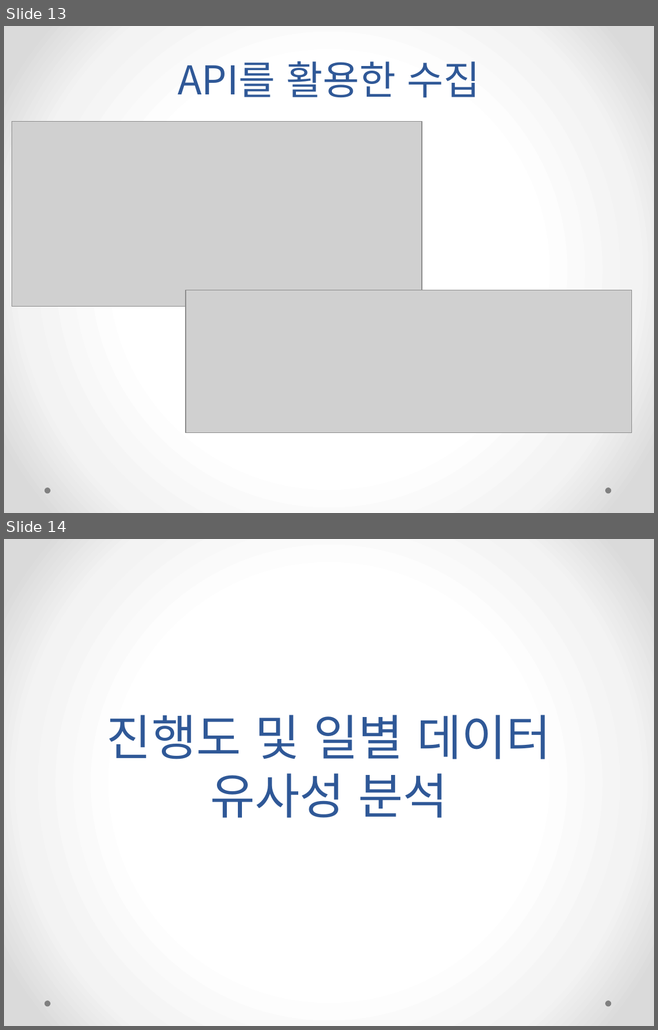
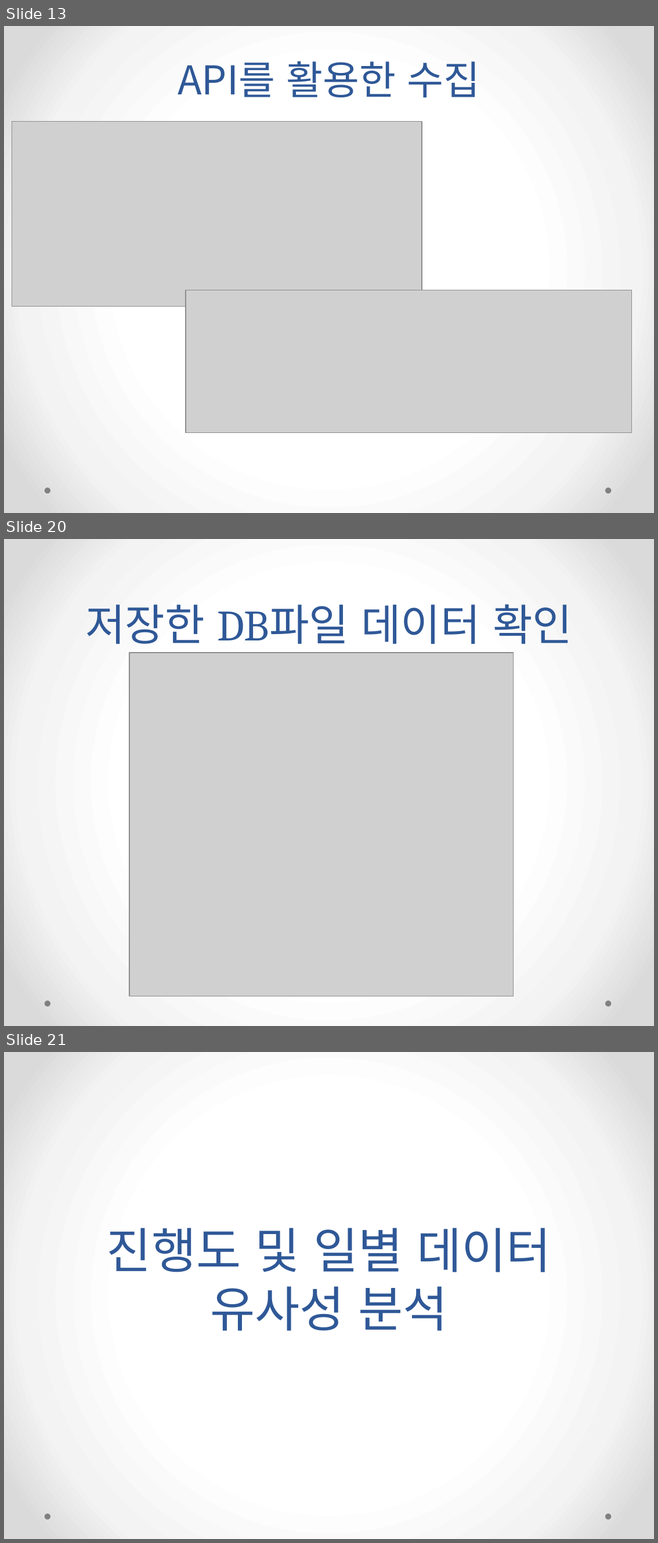
Before and after one commit to HyoDuck/Graduation_Project, a slide deck: pptx_folder/빅데이터를 활용한 주식종목 분석_5월 16일.pptx. Shown one above the other, each under a label of ours: slides 13 and 14 before the commit, slides 13, 20 and 21 after it; the slides between them are not shown. The pictures are 658x1030 and 658x1543 pixels, drawn with LibreOffice and Linux fonts; fonts in the diff are those of the drawing; grey boxes stand for pictures. Boxes give left, top, right and bottom in pixels: in the first picture for what was removed or moved away, otherwise in the second. Text is boxed around its words. In the diff, an @@ line names an element or a change of style, - is before the commit and + after.

Commit message:
분봉 주식데이터 수집 자료 추가본

```diff
--- a/pptx_folder/빅데이터를 활용한 주식종목 분석_5월 16일.pptx
+++ b/pptx_folder/빅데이터를 활용한 주식종목 분석_5월 16일.pptx
@@ slide 20 added at [4, 539, 654, 1026], background gradient #FFFFFF to #F4F4F4 to #DADADA; not listed: 2 template elements that a slide beside it also shows @@
@@ title added at [85, 604, 572, 644], 48 pt, text #2F5897 @@
+저장한 DB파일 데이터 확인
@@ picture added at [129, 653, 513, 996] @@
@@ what was slide 14 is now slide 21 @@
```
Also in this commit, not shown: 6 other slides added.
